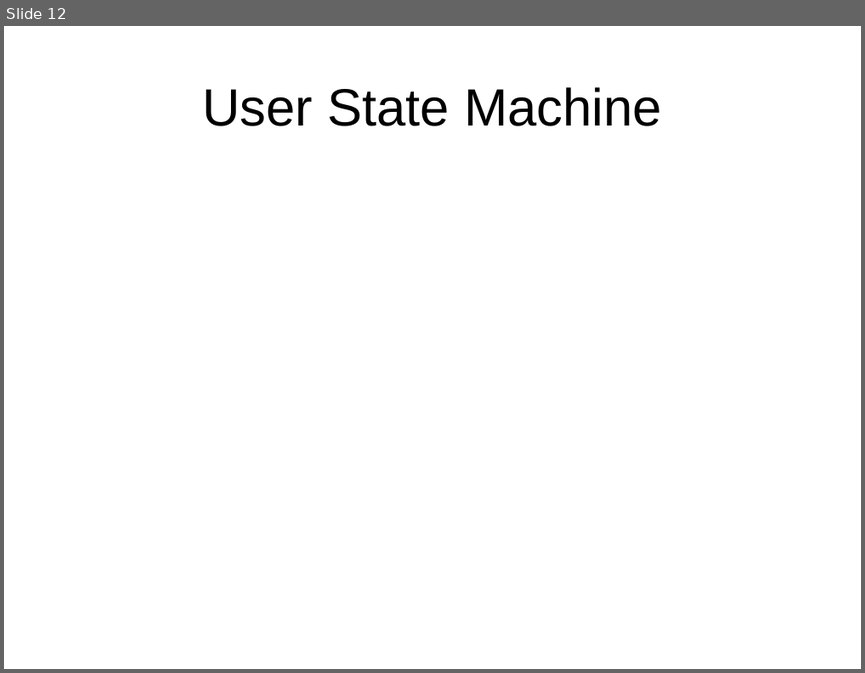
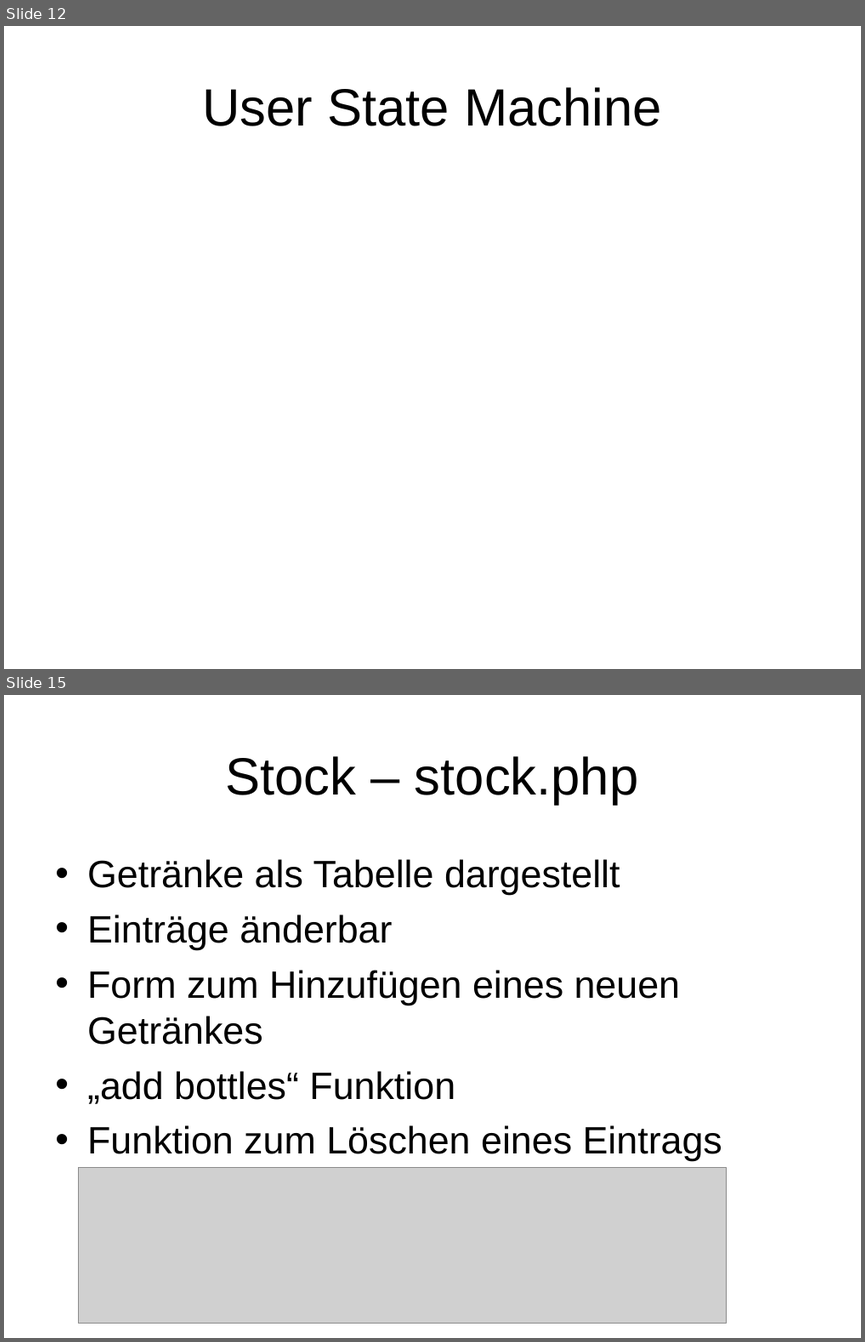
Before and after one commit to Killjen/matomat, a slide deck: präsi.odp. Shown one above the other, each under a label of ours: slide 12 before the commit, slides 12 and 15 after it; the slides between them are not shown. The pictures are 865x673 and 865x1342 pixels, drawn with LibreOffice and Linux fonts; fonts in the diff are those of the drawing; grey boxes stand for pictures; background and template pictures are left out. Boxes give left, top, right and bottom in pixels: in the first picture for what was removed or moved away, otherwise in the second. Text is boxed around its words. In the diff, an @@ line names an element or a change of style, - is before the commit and + after.

```diff
--- a/präsi.odp
+++ b/präsi.odp
@@ slide 15 added at [4, 695, 861, 1338], background picture (left out) @@
@@ title added at [226, 756, 638, 805], 44 pt, text #000000 @@
+Stock – stock.php
@@ text added at [87, 859, 722, 1161], 32 pt, text #000000 @@
+• Getränke als Tabelle dargestellt
+• Einträge änderbar
+• Form zum Hinzufügen eines neuen Getränkes
+• „add bottles“ Funktion
+• Funktion zum Löschen eines Eintrags
@@ picture added at [79, 1167, 726, 1322] @@
```
Also in this commit, not shown: 1 slide changed, 3 other slides added.
